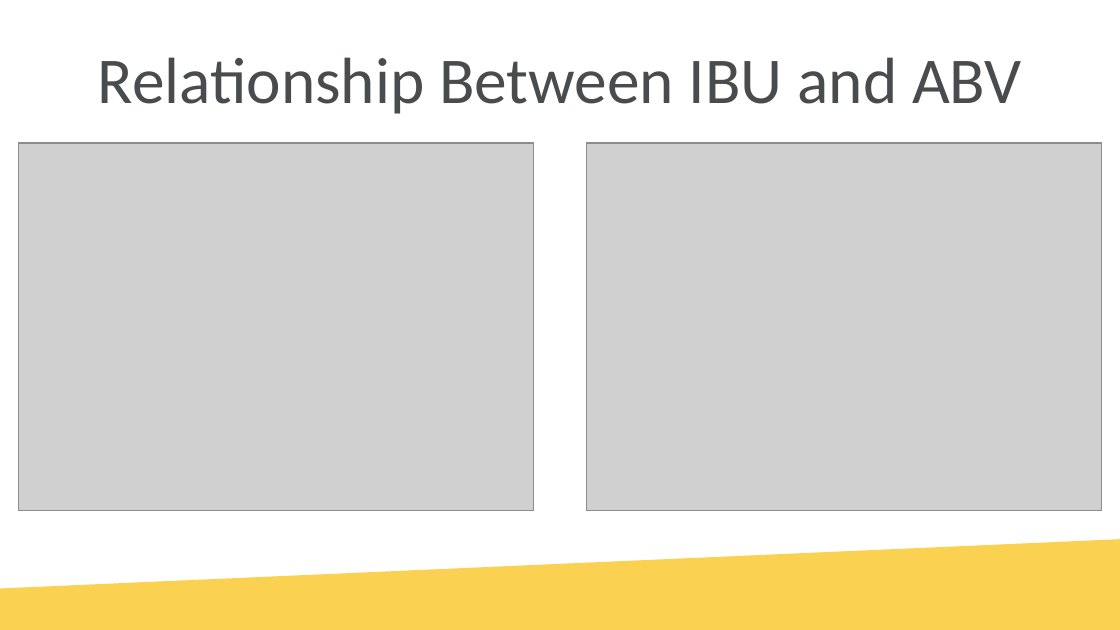
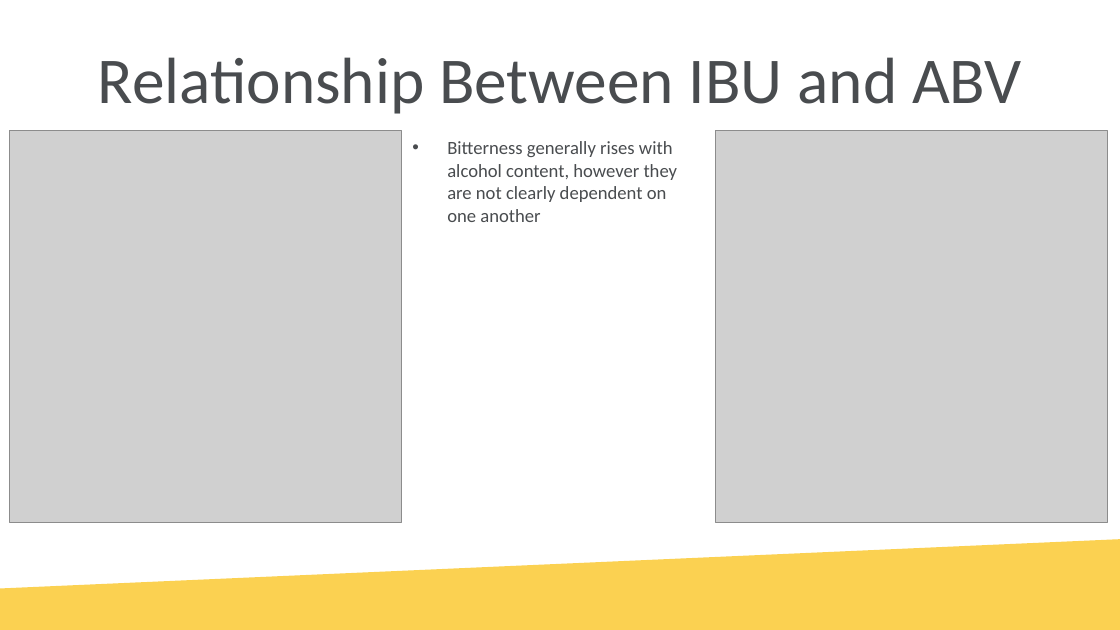
Before and after one commit to tschwebke/DDS6306-Group-Project-1, a slide deck: slide 9 of DS6306 Group Project 1 v2.pptx (slide 11 before the commit). Drawn at 1120x630 pixels with LibreOffice and Linux fonts; fonts in the diff are those of the drawing; grey boxes stand for pictures; background and template pictures are left out. Boxes give left, top, right and bottom in pixels: in the first picture for what was removed or moved away, otherwise in the second. Text is boxed around its words. In the diff, an @@ line names an element or a change of style, - is before the commit and + after.

```diff
--- a/DS6306 Group Project 1 v2.pptx
+++ b/DS6306 Group Project 1 v2.pptx
@@ picture: place and size @@
-picture at [19, 143, 534, 512]
+picture at [9, 130, 401, 522]
@@ text added at [447, 141, 678, 222], 12 pt, text #494C4F @@
+• Bitterness generally rises with alcohol content, however they are not clearly dependent on one another
@@ picture: place and size @@
-picture at [586, 143, 1101, 512]
+picture at [716, 130, 1108, 522]
```
Also in this commit, not shown: 5 other slides changed, 3 slides added, 5 slides removed, 8 other files.
